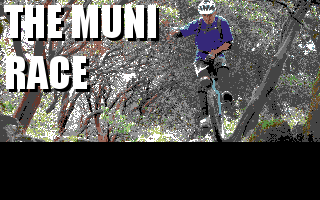
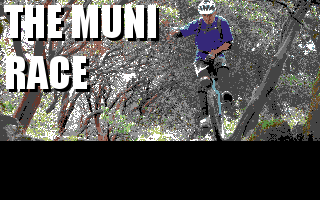
Layers edited between the first and the second 320 x 200 image:
painted on "Layer" over (0, 141, 320, 142)
